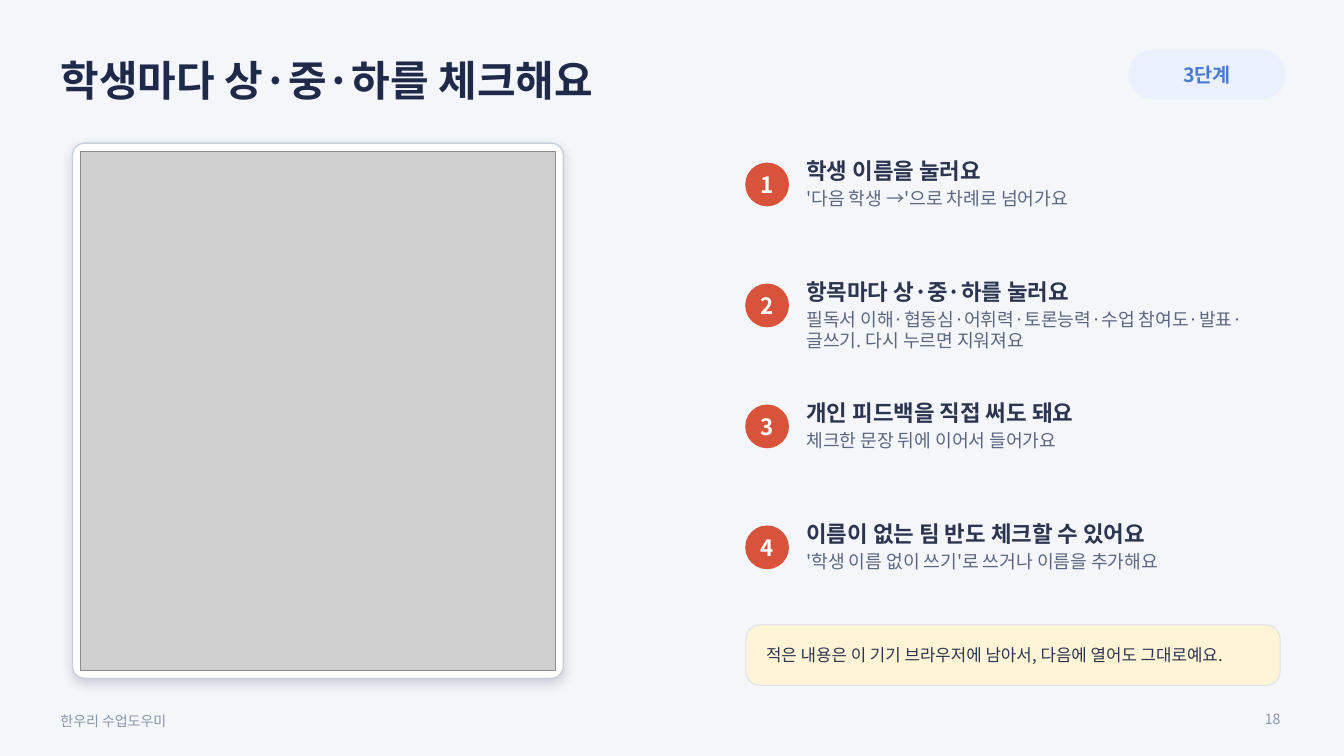
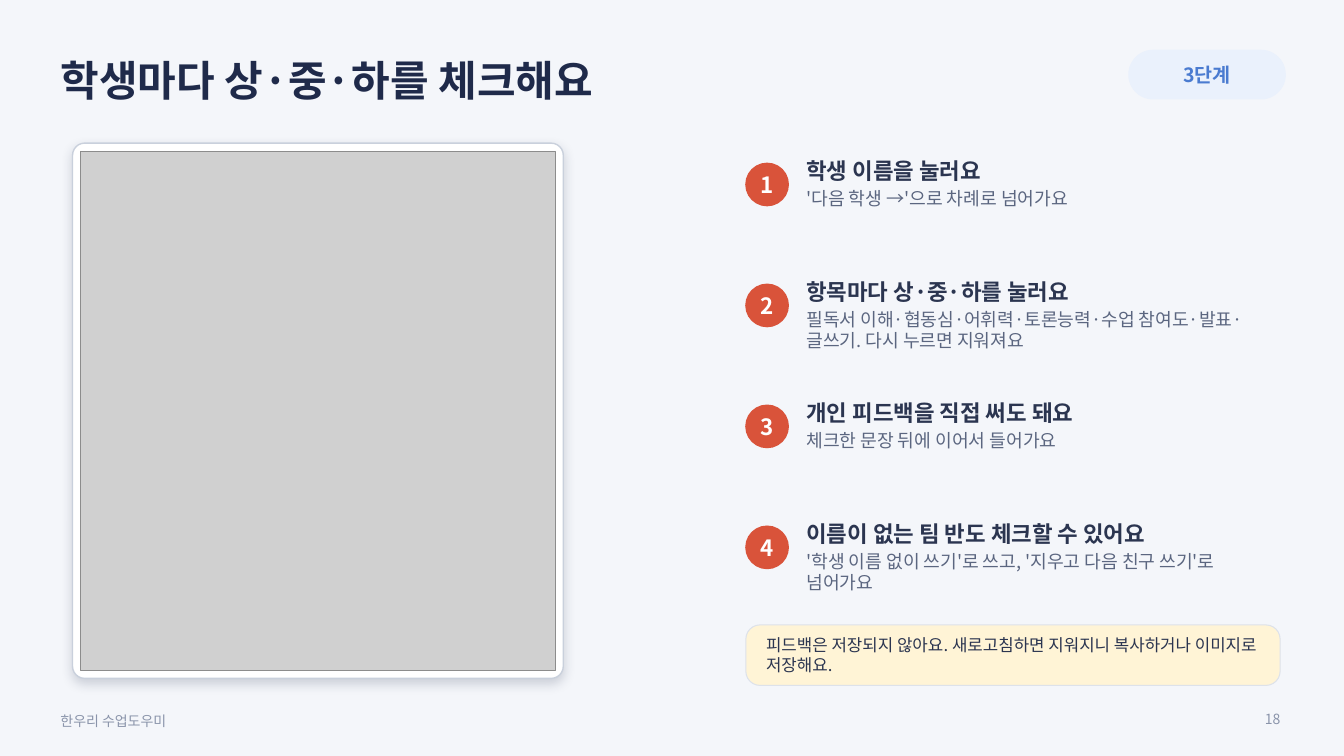
Before and after one commit to mijini164-ui/hanuri-homework-notice, a slide deck: slide 18 of forms/한우리_수업도우미_사용안내.pptx. Drawn at 1344x756 pixels with LibreOffice and Linux fonts; fonts in the diff are those of the drawing; grey boxes stand for pictures. Boxes give left, top, right and bottom in pixels: in the first picture for what was removed or moved away, otherwise in the second. Text is boxed around its words. In the diff, an @@ line names an element or a change of style, - is before the commit and + after.

```diff
--- a/forms/한우리_수업도우미_사용안내.pptx
+++ b/forms/한우리_수업도우미_사용안내.pptx
@@ text at box(806, 553, 1215, 591): text changed @@
-'학생 이름 없이 쓰기'로 쓰거나 이름을 추가해요
+'학생 이름 없이 쓰기'로 쓰고, '지우고 다음 친구 쓰기'로 넘어가요
@@ text at box(766, 637, 1257, 673): text changed @@
-적은 내용은 이 기기 브라우저에 남아서, 다음에 열어도 그대로예요.
+피드백은 저장되지 않아요. 새로고침하면 지워지니 복사하거나 이미지로 저장해요.
```
Also in this commit, not shown: 4 other files.
